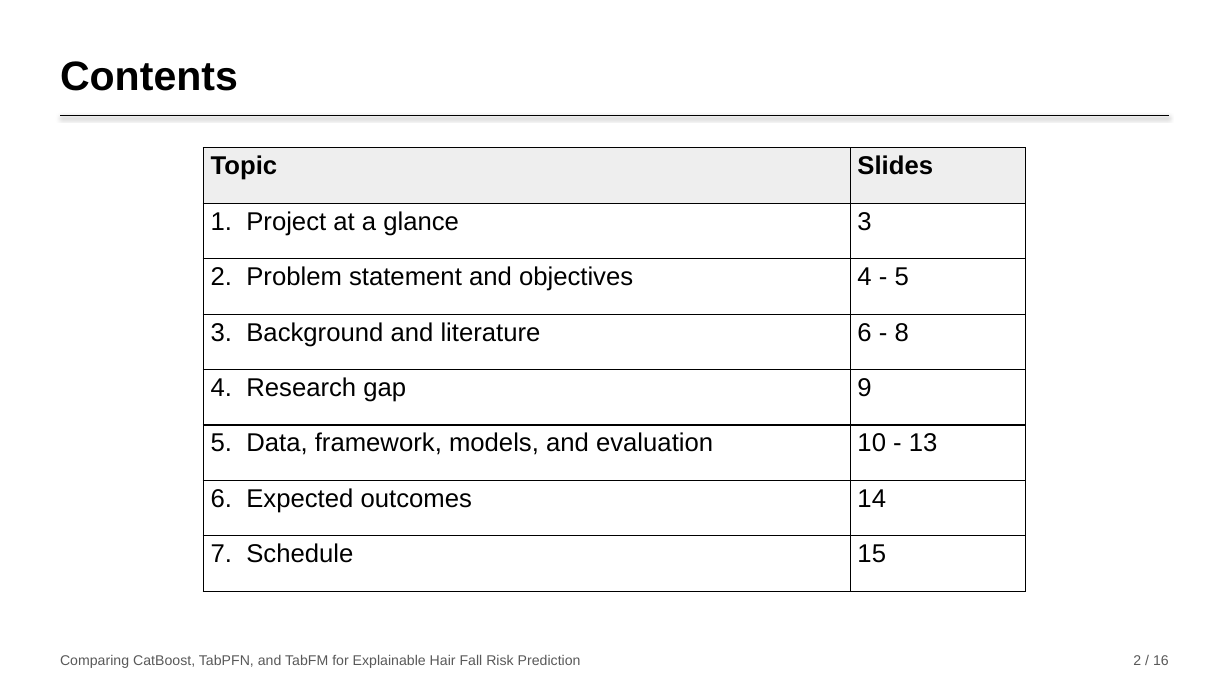
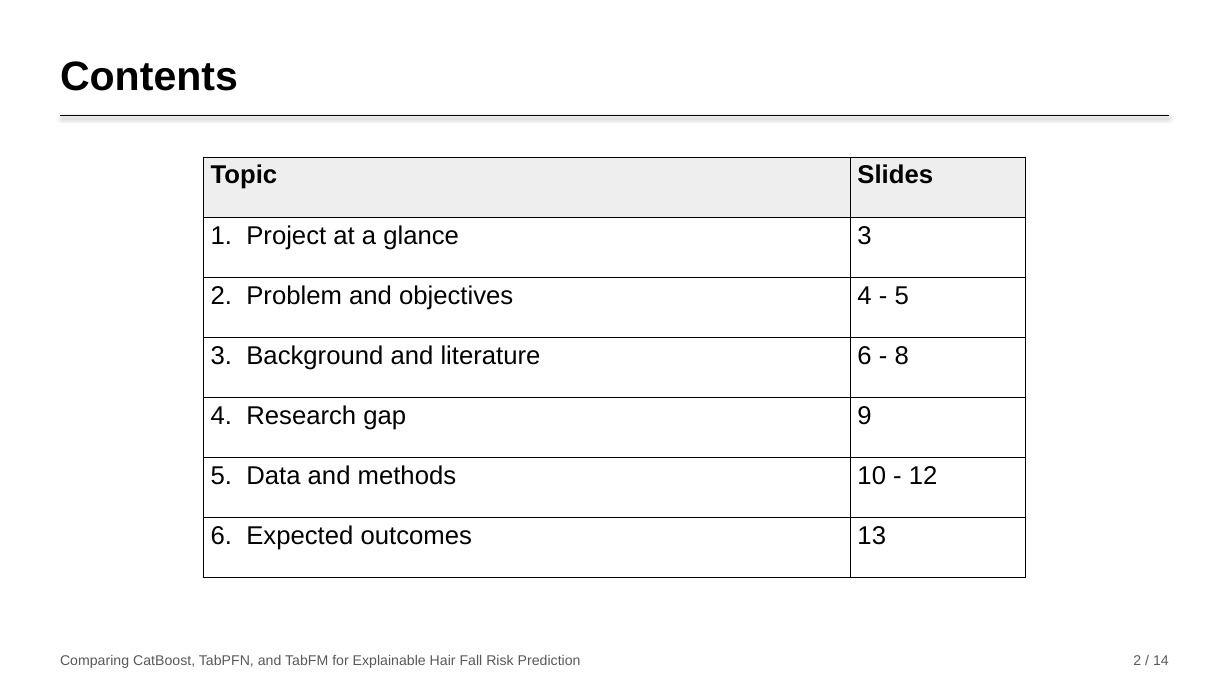
Before and after one commit to nirajanS1211/Hairfall-Thesis, a slide deck: slide 2 of Thesis_Final/Presentation/Hairfall_Presentation.pptx. Drawn at 1232x693 pixels with LibreOffice and Linux fonts; fonts in the diff are those of the drawing. Boxes give left, top, right and bottom in pixels: in the first picture for what was removed or moved away, otherwise in the second. Text is boxed around its words. In the diff, an @@ line names an element or a change of style, - is before the commit and + after.

```diff
--- a/Thesis_Final/Presentation/Hairfall_Presentation.pptx
+++ b/Thesis_Final/Presentation/Hairfall_Presentation.pptx
@@ table at bbox=[203, 157, 1026, 578] @@
-row 3, column 1: 2. Problem statement and objectives
+row 3, column 1: 2. Problem and objectives
-row 6: 5. Data, framework, models, and evaluation | 10 - 13
-row 7: 6. Expected outcomes | 14
-row 8: 7. Schedule | 15
+row 6: 5. Data and methods | 10 - 12
+row 7: 6. Expected outcomes | 13
@@ table: place and size @@
-table at bbox=[203, 148, 1026, 592]
+table at bbox=[203, 157, 1026, 578]
@@ text at bbox=[1133, 655, 1169, 665]: text changed @@
-2 / 16
+2 / 14
```
Also in this commit, not shown: 12 other slides changed, 2 slides removed, 2 other files.
